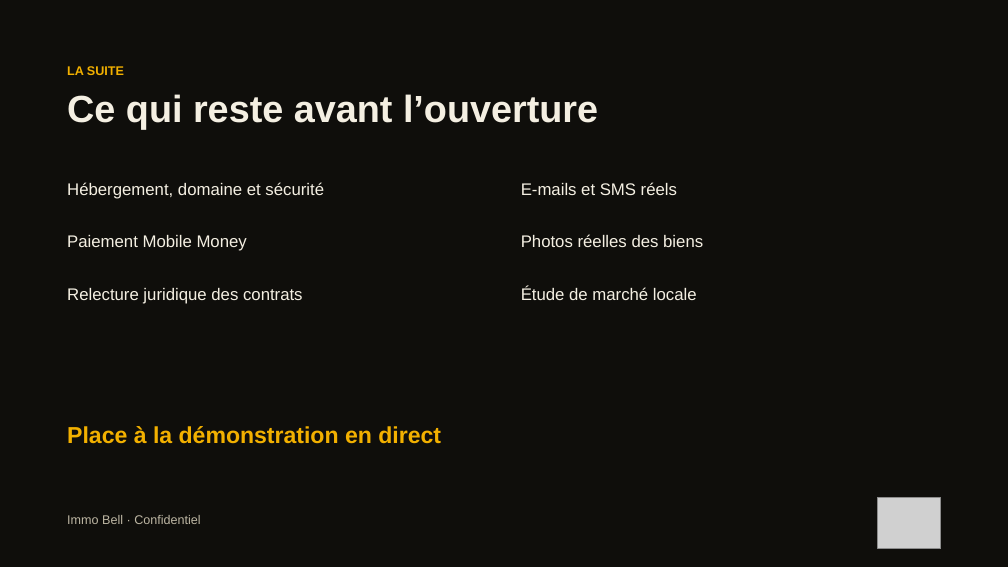
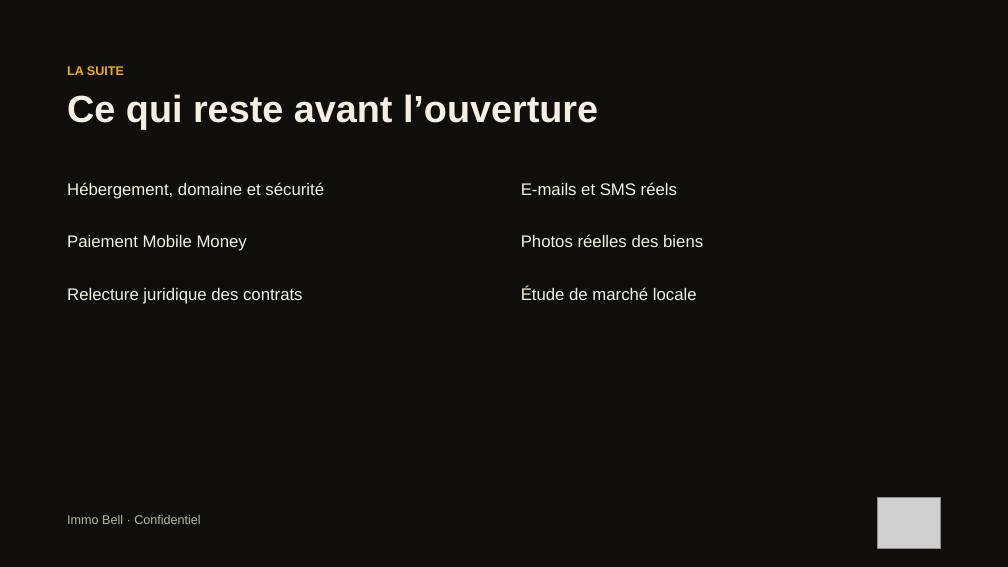
Before and after one commit to bbaf07/Immo-Bell, a slide deck: slide 10 of docs/rapports/Presentation-ImmoBell.pptx. Drawn at 1008x567 pixels with LibreOffice and Linux fonts; fonts in the diff are those of the drawing; grey boxes stand for pictures. Boxes give left, top, right and bottom in pixels: in the first picture for what was removed or moved away, otherwise in the second. Text is boxed around its words. In the diff, an @@ line names an element or a change of style, - is before the commit and + after.

```diff
--- a/docs/rapports/Presentation-ImmoBell.pptx
+++ b/docs/rapports/Presentation-ImmoBell.pptx
@@ text removed at (67,426,441,444) @@
-Place à la démonstration en direct
```
Also in this commit, not shown: 2 other slides changed, 3 other files.
